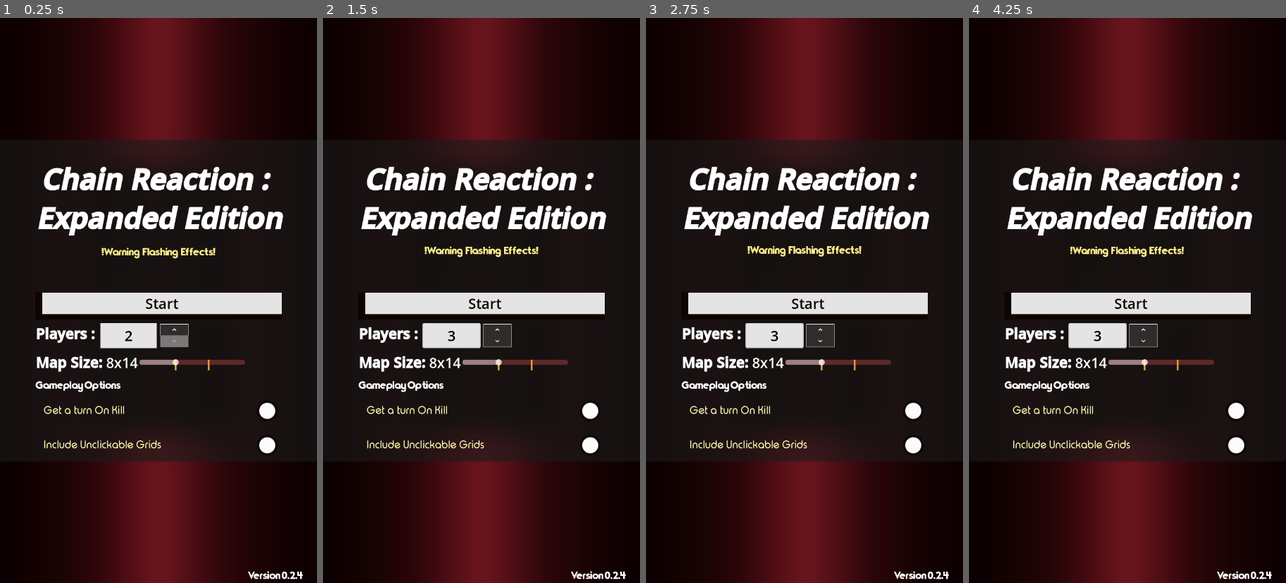
Above: before the commit, frames 1-4 (left to right).
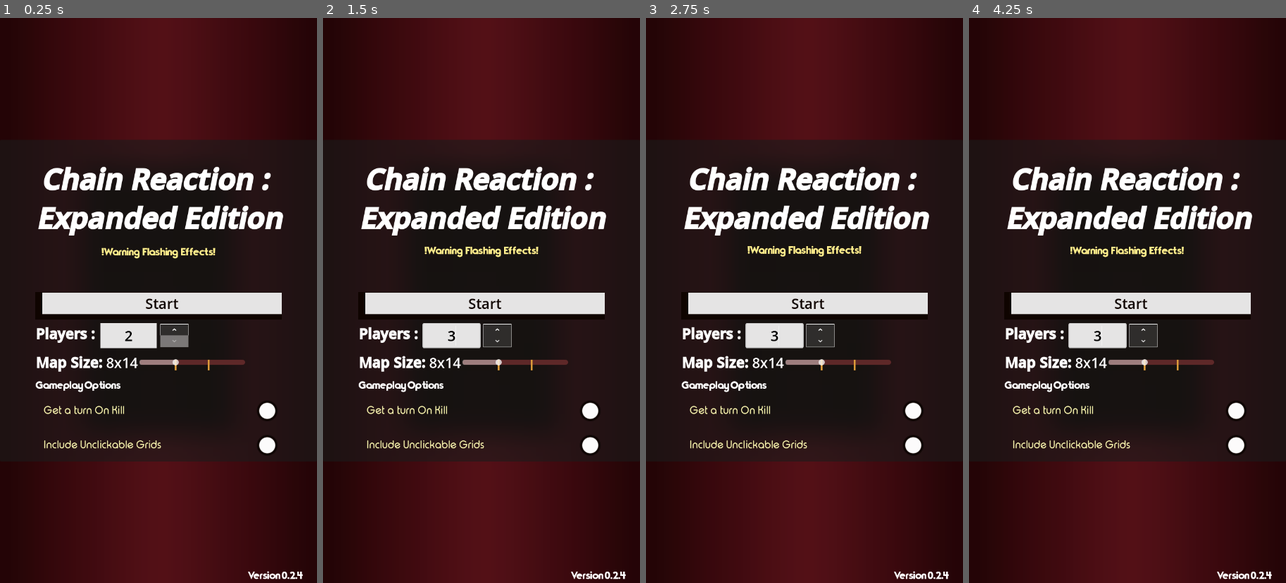
Above: after the commit, the same moments.

Repository: Meansofa/GodotPresets
Game: Godot game, scene res://main.tscn
Two runs of this game, one before a commit and one after it. Both use one fixed random seed, a clock stepped at 60 frames per second and the inputs below. The engine's default icon, where the game draws it, is replaced by a stand-in: a white triangle on a blue panel in a dark square. Sound files missing from this copy of the repository are replaced by a short silence.
Inputs (mouse positions are in pixels of both pictures, inside the frame that each line leads up to):
- Up to frame 1 (0.25 s): no input
- Up to frame 2 (1.5 s): click (510, 328) at 0.5 s; click (510, 345) at 1.27 s
- Up to frame 3 (2.75 s): click (833, 368) at 2.02 s
- Up to frame 4 (4.25 s): click (1156, 385) at 2.77 s; click (1175, 385) at 3.52 s

The runs differ from the first frame. In frame 1, 14% of the frame differs, in the area x 7-95%, y 0-100%; in frame 2, 14%; in frame 3, 14%; in frame 4, 14%.

Commit message:
Added tutorial minor fixes on lighting

Diff:
--- a/main.tscn
+++ b/main.tscn
@@ -12,6 +12,8 @@
 [ext_resource type="Material" uid="uid://ce0u4cwfdklkn" path="res://Themes/BackgroundBlur.tres" id="10_tt22l"]
 [ext_resource type="Texture2D" uid="uid://63i4gcnvsn7h" path="res://icon.svg" id="11_gi1ht"]
 [ext_resource type="Script" uid="uid://dbqffhoplkjf1" path="res://Assets/RichTextEffects/nervous.gd" id="11_ycdy4"]
+[ext_resource type="Texture2D" uid="uid://c6d7tmxxa1us3" path="res://Assets/Icons/MeMow.png" id="12_w48qg"]
+[ext_resource type="Texture2D" uid="uid://mjbpqqqgle1a" path="res://Assets/Icons/Tutorial.png" id="12_ycdy4"]
 
 [sub_resource type="TileSetScenesCollectionSource" id="TileSetScenesCollectionSource_qb3a6"]
 resource_name = "Spawner"
@@ -48,6 +50,9 @@
 func _on_change_map_visibility_changed() -> void:
 	self.visible = %ChangeMap.visible
 	print(\"_on_change_map_visibility_changed: \", visible)
+
+func _on_guide_button_visibility_changed() -> void:
+	pass # Replace with function body.
 "
 
 [sub_resource type="GDScript" id="GDScript_ukba4"]
@@ -343,6 +348,17 @@
 func change_player():
 
 	text = \"[center]Player [b][i]\" + str(PlayerData.current_player + 1) + \"[/i][/b] 's Turn\"
+"
+
+[sub_resource type="StyleBoxEmpty" id="StyleBoxEmpty_vivmo"]
+
+[sub_resource type="GDScript" id="GDScript_vivmo"]
+resource_name = "Guide"
+script/source = "extends PanelContainer
+
+
+func _on_guide_button_pressed() -> void:
+	self.visible = !self.visible
 "
 
 [sub_resource type="Shader" id="Shader_v2yx8"]
@@ -444,8 +460,8 @@
 "
 
 [sub_resource type="Gradient" id="Gradient_kek77"]
-offsets = PackedFloat32Array(0, 0.15, 0.3, 0.5, 0.7, 0.85, 1)
-colors = PackedColorArray(0.0705882, 0.00784314, 0.00784314, 1, 0.129412, 0.0156863, 0.0156863, 1, 0.25098, 0.0313726, 0.0509804, 1, 0.636364, 0.127273, 0.178182, 1, 0.25, 0.03, 0.052, 1, 0.13, 0.0156, 0.0175066, 1, 0.07, 0.0084, 0.00942665, 1)
+offsets = PackedFloat32Array(0, 0.2, 0.5, 0.8, 1)
+colors = PackedColorArray(0.188235, 0.0235294, 0.0352941, 1, 0.320151, 0.0485855, 0.0738115, 1, 0.48, 0.096, 0.1344, 1, 0.321569, 0.0470588, 0.0745098, 1, 0.189211, 0.0227053, 0.0345264, 1)
 
 [sub_resource type="GradientTexture2D" id="GradientTexture2D_4c57u"]
 gradient = SubResource("Gradient_kek77")
@@ -756,6 +772,17 @@
 mouse_default_cursor_shape = 2
 text = " Get a turn On Kill"
 
+[node name="Online Multiplayer2" type="Button" parent="UI Canvas/Main_Control/MainMenu/PanelContainer/CenterContainer/Components" groups=["Buttons"]]
+visible = false
+self_modulate = Color(1, 1, 1, 0.352941)
+layout_mode = 2
+mouse_filter = 2
+mouse_default_cursor_shape = 2
+disabled = true
+text = "Online Multiplayer
+"
+script = SubResource("GDScript_qpbas")
+
 [node name="WinnerPanel" type="PanelContainer" parent="UI Canvas/Main_Control"]
 unique_name_in_owner = true
 visible = false
@@ -811,7 +838,7 @@
 layout_mode = 1
 anchors_preset = 10
 anchor_right = 1.0
-offset_bottom = 86.0
+offset_bottom = 112.0
 grow_horizontal = 2
 theme = ExtResource("5_vutah")
 
@@ -844,13 +871,29 @@
 expand_icon = true
 script = SubResource("GDScript_s8lf3")
 
+[node name="AspectRatioContainer2" type="AspectRatioContainer" parent="UI Canvas/In_Game_UI/North"]
+z_index = 1
+layout_mode = 2
+size_flags_horizontal = 8
+size_flags_vertical = 8
+alignment_horizontal = 0
+
+[node name="GuideButton" type="Button" parent="UI Canvas/In_Game_UI/North/AspectRatioContainer2" groups=["Buttons"]]
+clip_contents = true
+layout_mode = 2
+mouse_default_cursor_shape = 2
+theme_override_font_sizes/font_size = 32
+text = " Guide "
+alignment = 0
+expand_icon = true
+
 [node name="South" type="PanelContainer" parent="UI Canvas/In_Game_UI"]
 layout_mode = 1
 anchors_preset = 12
 anchor_top = 1.0
 anchor_right = 1.0
 anchor_bottom = 1.0
-offset_top = -56.0
+offset_top = -128.0
 grow_horizontal = 2
 grow_vertical = 0
 theme = ExtResource("5_vutah")
@@ -868,6 +911,34 @@
 vertical_alignment = 1
 script = SubResource("GDScript_4c57u")
 
+[node name="Center" type="PanelContainer" parent="UI Canvas/In_Game_UI"]
+layout_mode = 1
+anchors_preset = 15
+anchor_right = 1.0
+anchor_bottom = 1.0
+grow_horizontal = 2
+grow_vertical = 2
+mouse_filter = 2
+theme_override_styles/panel = SubResource("StyleBoxEmpty_vivmo")
+
+[node name="GuidePanel" type="PanelContainer" parent="UI Canvas/In_Game_UI/Center"]
+visible = false
+layout_mode = 2
+mouse_filter = 2
+script = SubResource("GDScript_vivmo")
+
+[node name="GuideLOD" type="TextureRect" parent="UI Canvas/In_Game_UI/Center/GuidePanel"]
+material = ExtResource("10_tt22l")
+layout_mode = 2
+mouse_filter = 2
+texture = ExtResource("12_w48qg")
+
+[node name="GuideImage" type="TextureRect" parent="UI Canvas/In_Game_UI/Center/GuidePanel"]
+layout_mode = 2
+size_flags_horizontal = 4
+size_flags_vertical = 4
+texture = ExtResource("12_ycdy4")
+
 [node name="Background" type="CanvasLayer" parent="."]
 layer = -100
 
@@ -901,55 +972,55 @@
 script = SubResource("GDScript_efxa6")
 
 [connection signal="pressed" from="SpawnersLayer/Cell_spawner" to="SpawnersLayer/Cell_spawner" method="_on_pressed"]
-[connection signal="pressed" from="SpawnersLayer/@Button@21847" to="SpawnersLayer/@Button@21847" method="_on_pressed"]
-[connection signal="pressed" from="SpawnersLayer/@Button@21848" to="SpawnersLayer/@Button@21848" method="_on_pressed"]
-[connection signal="pressed" from="SpawnersLayer/@Button@21849" to="SpawnersLayer/@Button@21849" method="_on_pressed"]
-[connection signal="pressed" from="SpawnersLayer/@Button@21850" to="SpawnersLayer/@Button@21850" method="_on_pressed"]
-[connection signal="pressed" from="SpawnersLayer/@Button@21851" to="SpawnersLayer/@Button@21851" method="_on_pressed"]
-[connection signal="pressed" from="SpawnersLayer/@Button@21852" to="SpawnersLayer/@Button@21852" method="_on_pressed"]
-[connection signal="pressed" from="SpawnersLayer/@Button@21853" to="SpawnersLayer/@Button@21853" method="_on_pressed"]
-[connection signal="pressed" from="SpawnersLayer/@Button@21854" to="SpawnersLayer/@Button@21854" method="_on_pressed"]
-[connection signal="pressed" from="SpawnersLayer/@Button@21855" to="SpawnersLayer/@Button@21855" method="_on_pressed"]
-[connection signal="pressed" from="SpawnersLayer/@Button@21856" to="SpawnersLayer/@Button@21856" method="_on_pressed"]
-[connection signal="pressed" from="SpawnersLayer/@Button@21857" to="SpawnersLayer/@Button@21857" method="_on_pressed"]
-[connection signal="pressed" from="SpawnersLayer/@Button@21858" to="SpawnersLayer/@Button@21858" method="_on_pressed"]
-[connection signal="pressed" from="SpawnersLayer/@Button@21859" to="SpawnersLayer/@Button@21859" method="_on_pressed"]
-[connection signal="pressed" from="SpawnersLayer/@Button@21860" to="SpawnersLayer/@Button@21860" method="_on_pressed"]
-[connection signal="pressed" from="SpawnersLayer/@Button@21861" to="SpawnersLayer/@Button@21861" method="_on_pressed"]
-[connection signal="pressed" from="SpawnersLayer/@Button@21862" to="SpawnersLayer/@Button@21862" method="_on_pressed"]
-[connection signal="pressed" from="SpawnersLayer/@Button@21863" to="SpawnersLayer/@Button@21863" method="_on_pressed"]
-[connection signal="pressed" from="SpawnersLayer/@Button@21864" to="SpawnersLayer/@Button@21864" method="_on_pressed"]
-[connection signal="pressed" from="SpawnersLayer/@Button@21865" to="SpawnersLayer/@Button@21865" method="_on_pressed"]
-[connection signal="pressed" from="SpawnersLayer/@Button@21866" to="SpawnersLayer/@Button@21866" method="_on_pressed"]
-[connection signal="pressed" from="SpawnersLayer/@Button@21867" to="SpawnersLayer/@Button@21867" method="_on_pressed"]
-[connection signal="pressed" from="SpawnersLayer/@Button@21868" to="SpawnersLayer/@Button@21868" method="_on_pressed"]
-[connection signal="pressed" from="SpawnersLayer/@Button@21869" to="SpawnersLayer/@Button@21869" method="_on_pressed"]
-[connection signal="pressed" from="SpawnersLayer/@Button@21870" to="SpawnersLayer/@Button@21870" method="_on_pressed"]
-[connection signal="pressed" from="SpawnersLayer/@Button@21871" to="SpawnersLayer/@Button@21871" method="_on_pressed"]
-[connection signal="pressed" from="SpawnersLayer/@Button@21872" to="SpawnersLayer/@Button@21872" method="_on_pressed"]
-[connection signal="pressed" from="SpawnersLayer/@Button@21873" to="SpawnersLayer/@Button@21873" method="_on_pressed"]
-[connection signal="pressed" from="SpawnersLayer/@Button@21874" to="SpawnersLayer/@Button@21874" method="_on_pressed"]
-[connection signal="pressed" from="SpawnersLayer/@Button@21875" to="SpawnersLayer/@Button@21875" method="_on_pressed"]
-[connection signal="pressed" from="SpawnersLayer/@Button@21876" to="SpawnersLayer/@Button@21876" method="_on_pressed"]
-[connection signal="pressed" from="SpawnersLayer/@Button@21877" to="SpawnersLayer/@Button@21877" method="_on_pressed"]
-[connection signal="pressed" from="SpawnersLayer/@Button@21878" to="SpawnersLayer/@Button@21878" method="_on_pressed"]
-[connection signal="pressed" from="SpawnersLayer/@Button@21879" to="SpawnersLayer/@Button@21879" method="_on_pressed"]
-[connection signal="pressed" from="SpawnersLayer/@Button@21880" to="SpawnersLayer/@Button@21880" method="_on_pressed"]
-[connection signal="pressed" from="SpawnersLayer/@Button@21881" to="SpawnersLayer/@Button@21881" method="_on_pressed"]
-[connection signal="pressed" from="SpawnersLayer/@Button@21882" to="SpawnersLayer/@Button@21882" method="_on_pressed"]
-[connection signal="pressed" from="SpawnersLayer/@Button@21883" to="SpawnersLayer/@Button@21883" method="_on_pressed"]
-[connection signal="pressed" from="SpawnersLayer/@Button@21884" to="SpawnersLayer/@Button@21884" method="_on_pressed"]
-[connection signal="pressed" from="SpawnersLayer/@Button@21885" to="SpawnersLayer/@Button@21885" method="_on_pressed"]
-[connection signal="pressed" from="SpawnersLayer/@Button@21886" to="SpawnersLayer/@Button@21886" method="_on_pressed"]
-[connection signal="pressed" from="SpawnersLayer/@Button@21887" to="SpawnersLayer/@Button@21887" method="_on_pressed"]
-[connection signal="pressed" from="SpawnersLayer/@Button@21888" to="SpawnersLayer/@Button@21888" method="_on_pressed"]
-[connection signal="pressed" from="SpawnersLayer/@Button@21889" to="SpawnersLayer/@Button@21889" method="_on_pressed"]
-[connection signal="pressed" from="SpawnersLayer/@Button@21890" to="SpawnersLayer/@Button@21890" method="_on_pressed"]
-[connection signal="pressed" from="SpawnersLayer/@Button@21891" to="SpawnersLayer/@Button@21891" method="_on_pressed"]
-[connection signal="pressed" from="SpawnersLayer/@Button@21892" to="SpawnersLayer/@Button@21892" method="_on_pressed"]
-[connection signal="pressed" from="SpawnersLayer/@Button@21893" to="SpawnersLayer/@Button@21893" method="_on_pressed"]
-[connection signal="pressed" from="SpawnersLayer/@Button@21894" to="SpawnersLayer/@Button@21894" method="_on_pressed"]
-[connection signal="pressed" from="SpawnersLayer/@Button@21895" to="SpawnersLayer/@Button@21895" method="_on_pressed"]
+[connection signal="pressed" from="SpawnersLayer/@Button@80748" to="SpawnersLayer/@Button@80748" method="_on_pressed"]
+[connection signal="pressed" from="SpawnersLayer/@Button@80749" to="SpawnersLayer/@Button@80749" method="_on_pressed"]
+[connection signal="pressed" from="SpawnersLayer/@Button@80750" to="SpawnersLayer/@Button@80750" method="_on_pressed"]
+[connection signal="pressed" from="SpawnersLayer/@Button@80751" to="SpawnersLayer/@Button@80751" method="_on_pressed"]
+[connection signal="pressed" from="SpawnersLayer/@Button@80752" to="SpawnersLayer/@Button@80752" method="_on_pressed"]
+[connection signal="pressed" from="SpawnersLayer/@Button@80753" to="SpawnersLayer/@Button@80753" method="_on_pressed"]
+[connection signal="pressed" from="SpawnersLayer/@Button@80754" to="SpawnersLayer/@Button@80754" method="_on_pressed"]
+[connection signal="pressed" from="SpawnersLayer/@Button@80755" to="SpawnersLayer/@Button@80755" method="_on_pressed"]
+[connection signal="pressed" from="SpawnersLayer/@Button@80756" to="SpawnersLayer/@Button@80756" method="_on_pressed"]
+[connection signal="pressed" from="SpawnersLayer/@Button@80757" to="SpawnersLayer/@Button@80757" method="_on_pressed"]
+[connection signal="pressed" from="SpawnersLayer/@Button@80758" to="SpawnersLayer/@Button@80758" method="_on_pressed"]
+[connection signal="pressed" from="SpawnersLayer/@Button@80759" to="SpawnersLayer/@Button@80759" method="_on_pressed"]
+[connection signal="pressed" from="SpawnersLayer/@Button@80760" to="SpawnersLayer/@Button@80760" method="_on_pressed"]
+[connection signal="pressed" from="SpawnersLayer/@Button@80761" to="SpawnersLayer/@Button@80761" method="_on_pressed"]
+[connection signal="pressed" from="SpawnersLayer/@Button@80762" to="SpawnersLayer/@Button@80762" method="_on_pressed"]
+[connection signal="pressed" from="SpawnersLayer/@Button@80763" to="SpawnersLayer/@Button@80763" method="_on_pressed"]
+[connection signal="pressed" from="SpawnersLayer/@Button@80764" to="SpawnersLayer/@Button@80764" method="_on_pressed"]
+[connection signal="pressed" from="SpawnersLayer/@Button@80765" to="SpawnersLayer/@Button@80765" method="_on_pressed"]
+[connection signal="pressed" from="SpawnersLayer/@Button@80766" to="SpawnersLayer/@Button@80766" method="_on_pressed"]
+[connection signal="pressed" from="SpawnersLayer/@Button@80767" to="SpawnersLayer/@Button@80767" method="_on_pressed"]
+[connection signal="pressed" from="SpawnersLayer/@Button@80768" to="SpawnersLayer/@Button@80768" method="_on_pressed"]
+[connection signal="pressed" from="SpawnersLayer/@Button@80769" to="SpawnersLayer/@Button@80769" method="_on_pressed"]
+[connection signal="pressed" from="SpawnersLayer/@Button@80770" to="SpawnersLayer/@Button@80770" method="_on_pressed"]
+[connection signal="pressed" from="SpawnersLayer/@Button@80771" to="SpawnersLayer/@Button@80771" method="_on_pressed"]
+[connection signal="pressed" from="SpawnersLayer/@Button@80772" to="SpawnersLayer/@Button@80772" method="_on_pressed"]
+[connection signal="pressed" from="SpawnersLayer/@Button@80773" to="SpawnersLayer/@Button@80773" method="_on_pressed"]
+[connection signal="pressed" from="SpawnersLayer/@Button@80774" to="SpawnersLayer/@Button@80774" method="_on_pressed"]
+[connection signal="pressed" from="SpawnersLayer/@Button@80775" to="SpawnersLayer/@Button@80775" method="_on_pressed"]
+[connection signal="pressed" from="SpawnersLayer/@Button@80776" to="SpawnersLayer/@Button@80776" method="_on_pressed"]
+[connection signal="pressed" from="SpawnersLayer/@Button@80777" to="SpawnersLayer/@Button@80777" method="_on_pressed"]
+[connection signal="pressed" from="SpawnersLayer/@Button@80778" to="SpawnersLayer/@Button@80778" method="_on_pressed"]
+[connection signal="pressed" from="SpawnersLayer/@Button@80779" to="SpawnersLayer/@Button@80779" method="_on_pressed"]
+[connection signal="pressed" from="SpawnersLayer/@Button@80780" to="SpawnersLayer/@Button@80780" method="_on_pressed"]
+[connection signal="pressed" from="SpawnersLayer/@Button@80781" to="SpawnersLayer/@Button@80781" method="_on_pressed"]
+[connection signal="pressed" from="SpawnersLayer/@Button@80782" to="SpawnersLayer/@Button@80782" method="_on_pressed"]
+[connection signal="pressed" from="SpawnersLayer/@Button@80783" to="SpawnersLayer/@Button@80783" method="_on_pressed"]
+[connection signal="pressed" from="SpawnersLayer/@Button@80784" to="SpawnersLayer/@Button@80784" method="_on_pressed"]
+[connection signal="pressed" from="SpawnersLayer/@Button@80785" to="SpawnersLayer/@Button@80785" method="_on_pressed"]
+[connection signal="pressed" from="SpawnersLayer/@Button@80786" to="SpawnersLayer/@Button@80786" method="_on_pressed"]
+[connection signal="pressed" from="SpawnersLayer/@Button@80787" to="SpawnersLayer/@Button@80787" method="_on_pressed"]
+[connection signal="pressed" from="SpawnersLayer/@Button@80788" to="SpawnersLayer/@Button@80788" method="_on_pressed"]
+[connection signal="pressed" from="SpawnersLayer/@Button@80789" to="SpawnersLayer/@Button@80789" method="_on_pressed"]
+[connection signal="pressed" from="SpawnersLayer/@Button@80790" to="SpawnersLayer/@Button@80790" method="_on_pressed"]
+[connection signal="pressed" from="SpawnersLayer/@Button@80791" to="SpawnersLayer/@Button@80791" method="_on_pressed"]
+[connection signal="pressed" from="SpawnersLayer/@Button@80792" to="SpawnersLayer/@Button@80792" method="_on_pressed"]
+[connection signal="pressed" from="SpawnersLayer/@Button@80793" to="SpawnersLayer/@Button@80793" method="_on_pressed"]
+[connection signal="pressed" from="SpawnersLayer/@Button@80794" to="SpawnersLayer/@Button@80794" method="_on_pressed"]
+[connection signal="pressed" from="SpawnersLayer/@Button@80795" to="SpawnersLayer/@Button@80795" method="_on_pressed"]
+[connection signal="pressed" from="SpawnersLayer/@Button@80796" to="SpawnersLayer/@Button@80796" method="_on_pressed"]
 [connection signal="pressed" from="UI Canvas/Main_Control/UI/MuteButton" to="UI Canvas/Main_Control/UI/MuteButton" method="_on_pressed"]
 [connection signal="visibility_changed" from="UI Canvas/Main_Control/MainMenu" to="ZoomCamera" method="_on_main_menu_visibility_changed"]
 [connection signal="visibility_changed" from="UI Canvas/Main_Control/MainMenu" to="UI Canvas/Main_Control/LOD" method="_on_title_screen_visibility_changed"]
@@ -961,6 +1032,9 @@
 [connection signal="pressed" from="UI Canvas/Main_Control/MainMenu/PanelContainer/CenterContainer/Components/AI Mode" to="UI Canvas/Main_Control/MainMenu/PanelContainer/CenterContainer/Components/AI Mode" method="_on_pressed"]
 [connection signal="toggled" from="UI Canvas/Main_Control/MainMenu/PanelContainer/CenterContainer/Components/Gameplay Options/Get a turn On Kill" to="UI Canvas/Main_Control/MainMenu/PanelContainer/CenterContainer/Components/Gameplay Options/Get a turn On Kill" method="_on_toggled"]
 [connection signal="toggled" from="UI Canvas/Main_Control/MainMenu/PanelContainer/CenterContainer/Components/Gameplay Options/Include Unclickable Grids" to="UI Canvas/Main_Control/MainMenu/PanelContainer/CenterContainer/Components/Gameplay Options/Include Unclickable Grids" method="_on_toggled"]
+[connection signal="pressed" from="UI Canvas/Main_Control/MainMenu/PanelContainer/CenterContainer/Components/Online Multiplayer2" to="UI Canvas/Main_Control/MainMenu/PanelContainer/CenterContainer/Components/Online Multiplayer2" method="_on_pressed"]
 [connection signal="visibility_changed" from="UI Canvas/Main_Control/WinnerPanel" to="UI Canvas/Main_Control/LOD" method="_on_winner_panel_visibility_changed"]
 [connection signal="pressed" from="UI Canvas/Main_Control/WinnerPanel/VBoxContainer/RestartButton" to="UI Canvas/Main_Control/WinnerPanel/VBoxContainer/RestartButton" method="_on_pressed"]
 [connection signal="pressed" from="UI Canvas/In_Game_UI/North/AspectRatioContainer/RestartButton" to="UI Canvas/In_Game_UI/North/AspectRatioContainer/RestartButton" method="_on_pressed"]
+[connection signal="pressed" from="UI Canvas/In_Game_UI/North/AspectRatioContainer2/GuideButton" to="UI Canvas/In_Game_UI/Center/GuidePanel" method="_on_guide_button_pressed"]
+[connection signal="visibility_changed" from="UI Canvas/In_Game_UI/North/AspectRatioContainer2/GuideButton" to="UI Canvas/Main_Control/LOD" method="_on_guide_button_visibility_changed"]
--- a/project.godot
+++ b/project.godot
@@ -31,8 +31,8 @@
 window/size/viewport_width=720
 window/size/viewport_height=1280
 window/size/transparent=true
-window/size/window_width_override=480
-window/size/window_height_override=853
+window/size/window_width_override=360
+window/size/window_height_override=640
 window/stretch/mode="viewport"
 window/stretch/aspect="expand"
 window/handheld/orientation=1
Binary file added: Assets/Icons/Tutorial.png
Not shown, added: Assets/Icons/Tutorial.png.import
Not shown, changed: export_presets.cfg
Not shown: 1 places in main.tscn that only renumber resources
